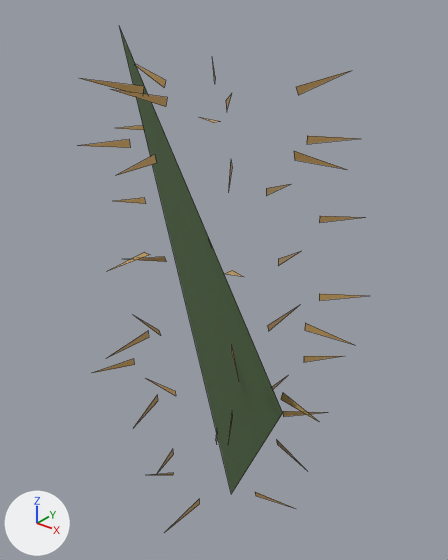
What one commit did to the glTF model assets/models/nature/Cactus_1.lod2.glb.
Camera for both pictures: a 50 mm lens placed at (0.653, -0.805, 1.092), pointed at (-0.016, 0.03, 0.574). Arrows for +X, +Y and +Z are at lower left; the lights stay in place. The older version comes first. Mesh edges are drawn as thin lines.

The first picture shows 'Cactus_1'.
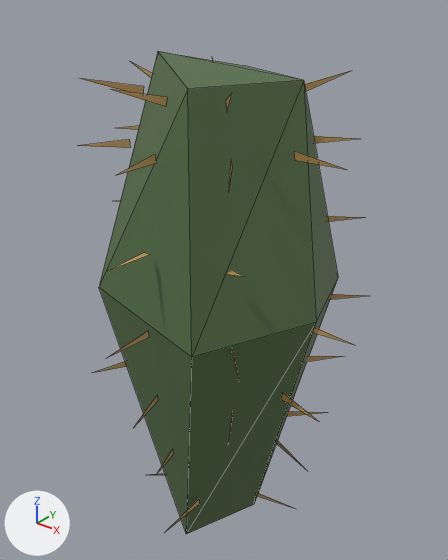
Location of each change, [x1, y1, x2, y2] in pixels of the pictures (448 x 560 px):
'Cactus_1', reshaped
    before: [79, 29, 365, 530]
    after: [79, 52, 365, 534]
part 1 of me_cube_005, rebuilt (46% wider)
    before: [120, 29, 283, 494]
    after: [99, 52, 338, 534]

What changed in the scene script:
```text
Change me_cube_005:
    used by ob_cactus_1; location = (0.0, 0.0, 0.0)
    remove me_cube_005.from_pydata(...)  # 132 vertices, 44 faces; spans x -0.267..0.282, y -0.281..0.282, z -0.033..1.024
    add me_cube_005.from_pydata(...)  # 142 vertices, 65 faces; spans x -0.267..0.282, y -0.281..0.282, z -0.014..0.985
    me_cube_005 part 1: the loose piece of 3 vertices spanning x -0.157..0.208, y -0.093..0.089, z -0.033..1.024 is rebuilt with 13 vertices and now spans x -0.208..0.208, y -0.201..0.208, z -0.014..0.985
```
